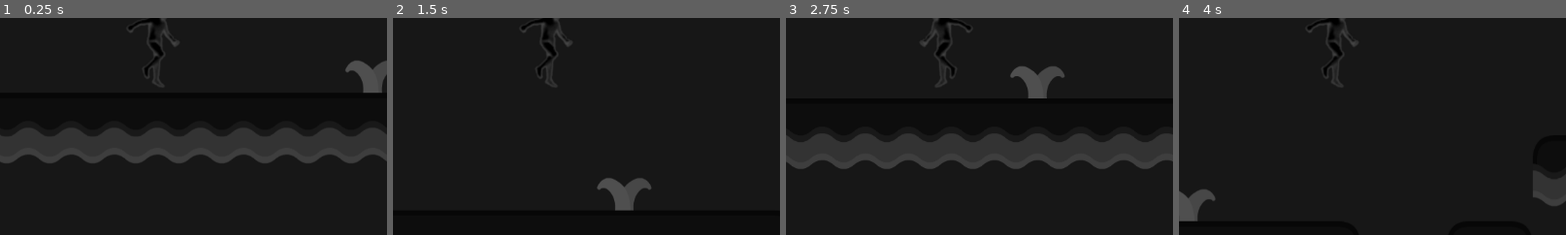
Above: before the commit, frames 1-4 (left to right).
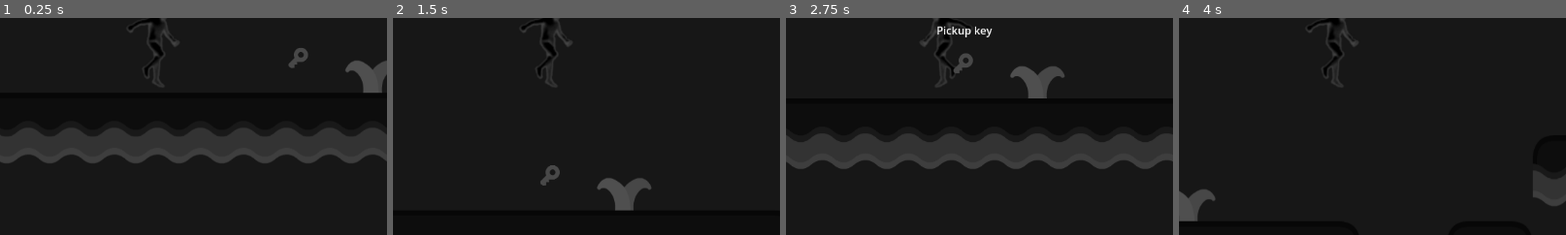
Above: after the commit, the same moments.

Repository: IcosagonZ/platformer
Game: Godot game, scene res://scenes/scene_0.tscn
Same seed, same stepped clock (60 frames per second), same inputs: the game is played once before the commit and once after it.
Inputs:
- Up to frame 1 (0.25 s): no input
- Up to frame 2 (1.5 s): hold E (action_pickup, bound only after the commit) 0.53-1.28 s; hold D (move_right) from 0.53 s (still down); tap Space (move_jump) at 0.77 s; tap Shift (move_sprint) at 1.35 s
- Up to frame 3 (2.75 s): tap Space (move_jump) at 1.52 s; tap E (action_pickup, bound only after the commit) at 1.55 s; release D (move_right) at 2.03 s; hold A (move_left) from 2.03 s (still down); hold E (action_pickup, bound only after the commit) from 2.03 s (still down)
- Up to frame 4 (4 s): release A (move_left) at 2.78 s; release E (action_pickup, bound only after the commit) at 2.78 s; hold D (move_right) from 2.78 s (still down); tap E (action_pickup, bound only after the commit) at 2.85, 3.8 s; tap Space (move_jump) at 3.02, 3.77 s; hold Shift (move_sprint) from 3.53 s (still down)
The pictures show only the part of the screen within x 30-80%, y 43-93%; the shares and areas given below are measured in that part.

The runs differ from the first frame. In frame 1, 0.2% of the frame differs, in the area x 74-80%, y 13-24%; in frame 2, 0.2%; in frame 3, 0.5%, in the area x 39-54%, y 3-26%; in frame 4, nothing differs.

Commit message:
Added collectible system

Diff:
--- a/core/core.gd
+++ b/core/core.gd
@@ -3,6 +3,9 @@
 # Player variables
 var player_energy:float = 100.0
 var hud_energy:float = 100.0
+
+# Player inventory and collectible variables
+@export var player_inrange = []
 
 func menu_hideall() -> void:
 	$GameOver.hide()
@@ -45,6 +48,12 @@
 	player_energy = value
 	#$HUD/Container/Container/Progress_Energy.set_value_no_signal(float(value))
 
+func player_add_inrange(object):
+	player_inrange.append(object)
+
+func player_remove_inrange(object):
+	player_inrange.erase(object)
+
 func _ready() -> void:
 	menu_hideall()
 
--- /dev/null
+++ b/entities/collectibles/collectible.gd
@@ -0,0 +1,20 @@
+extends Area2D
+
+@export var label: Label
+
+@export var object_name: String = "Unspecified"
+@export var object_id: int = 0
+
+func _ready() -> void:
+	label.hide()
+
+func body_entered(body: Node2D) -> void:
+	core.player_add_inrange(self)
+	label.show()
+
+func body_exited(body: Node2D) -> void:
+	core.player_remove_inrange(self)
+	label.hide()
+
+func destroy() -> void:
+	self.queue_free()
--- /dev/null
+++ b/entities/collectibles/key.tscn
@@ -0,0 +1,34 @@
+[gd_scene load_steps=5 format=3 uid="uid://bpf1r68drr7il"]
+
+[ext_resource type="Script" uid="uid://b2m6iqrk02wqx" path="res://entities/collectibles/collectible.gd" id="1_3q82x"]
+[ext_resource type="Texture2D" uid="uid://bcfw8mvxfgmvp" path="res://tilemaps/abstract.png" id="1_urchi"]
+
+[sub_resource type="AtlasTexture" id="AtlasTexture_3q82x"]
+atlas = ExtResource("1_urchi")
+region = Rect2(1688, 408, 80, 80)
+
+[sub_resource type="RectangleShape2D" id="RectangleShape2D_w8yre"]
+size = Vector2(200, 200)
+
+[node name="Key" type="Area2D" node_paths=PackedStringArray("label")]
+collision_mask = 2
+script = ExtResource("1_3q82x")
+label = NodePath("Label")
+object_name = "Key"
+
+[node name="Sprite" type="Sprite2D" parent="."]
+scale = Vector2(0.5, 0.5)
+texture = SubResource("AtlasTexture_3q82x")
+
+[node name="Collision" type="CollisionShape2D" parent="."]
+shape = SubResource("RectangleShape2D_w8yre")
+
+[node name="Label" type="Label" parent="."]
+offset_left = -40.0
+offset_top = -60.0
+offset_right = 43.0
+offset_bottom = -37.0
+text = "Pickup key"
+
+[connection signal="body_entered" from="." to="." method="body_entered"]
+[connection signal="body_exited" from="." to="." method="body_exited"]
--- a/entities/player/player.gd
+++ b/entities/player/player.gd
@@ -1,5 +1,8 @@
 # Player.gd
 extends CharacterBody2D
+
+# Player inventory & collectible
+@export var player_inventory = []
 
 # Movement speeds
 @export var move_speed_walk = 200
@@ -103,6 +106,13 @@
 	else:
 		move_speed_current = move_speed_walk
 
+func _input(event: InputEvent) -> void:
+	if(event.is_action_pressed("action_pickup")):
+		for item in core.player_inrange:
+			player_inventory.append([item.object_name, item.object_id])
+			core.player_inrange.erase(item)
+			item.destroy()
+
 func timer_timeout() -> void:
 	energy_replenish()
 	core.hud_update_energy(energy)
--- a/entities/player/player.tscn
+++ b/entities/player/player.tscn
@@ -229,6 +229,7 @@
 size = Vector2(60, 113)
 
 [node name="Player" type="CharacterBody2D"]
+collision_layer = 3
 script = ExtResource("1_abrql")
 
 [node name="AnimatedSprite" type="AnimatedSprite2D" parent="."]
--- a/project.godot
+++ b/project.godot
@@ -62,6 +62,11 @@
 "events": [Object(InputEventKey,"resource_local_to_scene":false,"resource_name":"","device":-1,"window_id":0,"alt_press …(195 unchanged characters)…
 ]
 }
+action_pickup={
+"deadzone": 0.2,
+"events": [Object(InputEventKey,"resource_local_to_scene":false,"resource_name":"","device":-1,"window_id":0,"alt_pressed":false,"shift_pressed":false,"ctrl_pressed":false,"meta_pressed":false,"pressed":false,"keycode":0,"physical_keycode":69,"key_label":0,"unicode":101,"location":0,"echo":false,"script":null)
+]
+}
 
 [rendering]
 
--- a/scenes/scene_0.tscn
+++ b/scenes/scene_0.tscn
@@ -1,7 +1,8 @@
-[gd_scene load_steps=5 format=4 uid="uid://klt3vk0hkosk"]
+[gd_scene load_steps=6 format=4 uid="uid://klt3vk0hkosk"]
 
 [ext_resource type="Texture2D" uid="uid://bcfw8mvxfgmvp" path="res://tilemaps/abstract.png" id="1_1f5di"]
 [ext_resource type="PackedScene" uid="uid://di7wuauygl5fc" path="res://entities/player/player.tscn" id="2_ido5y"]
+[ext_resource type="PackedScene" uid="uid://bpf1r68drr7il" path="res://entities/collectibles/key.tscn" id="3_ido5y"]
 
 [sub_resource type="TileSetAtlasSource" id="TileSetAtlasSource_kx5p7"]
 texture = ExtResource("1_1f5di")
@@ -1409,3 +1410,6 @@
 
 [node name="Player" parent="." instance=ExtResource("2_ido5y")]
 position = Vector2(575, 430)
+
+[node name="Key" parent="." instance=ExtResource("3_ido5y")]
+position = Vector2(786, 459)
Not shown, added: entities/collectibles/collectible.gd.uid
Not shown, changed: README.md
Not shown, added: misc/screenshots/screenshot0
